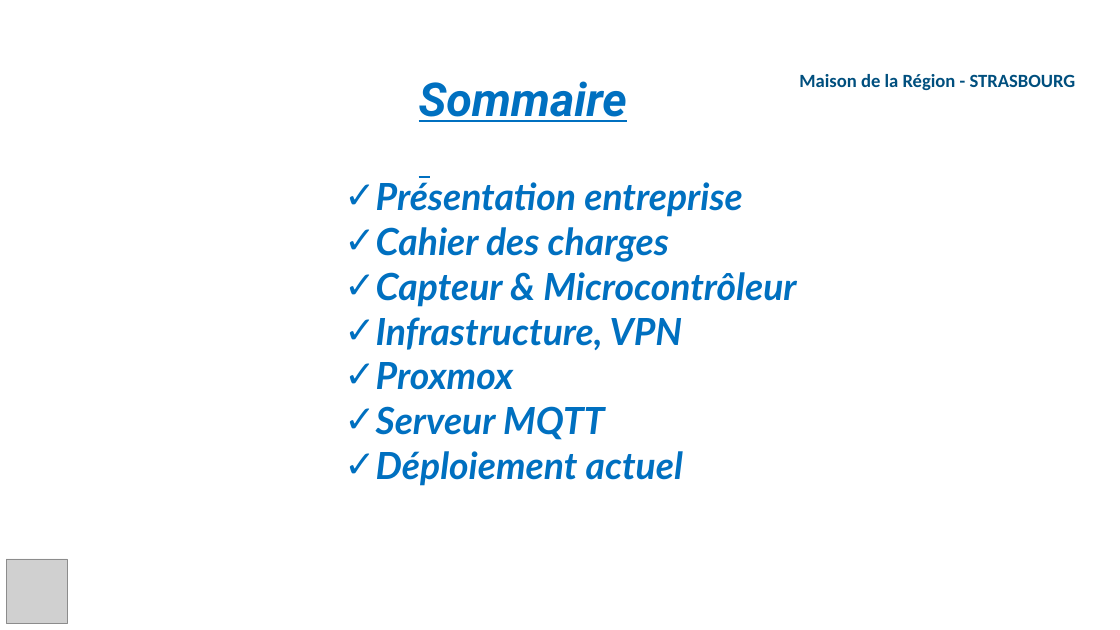
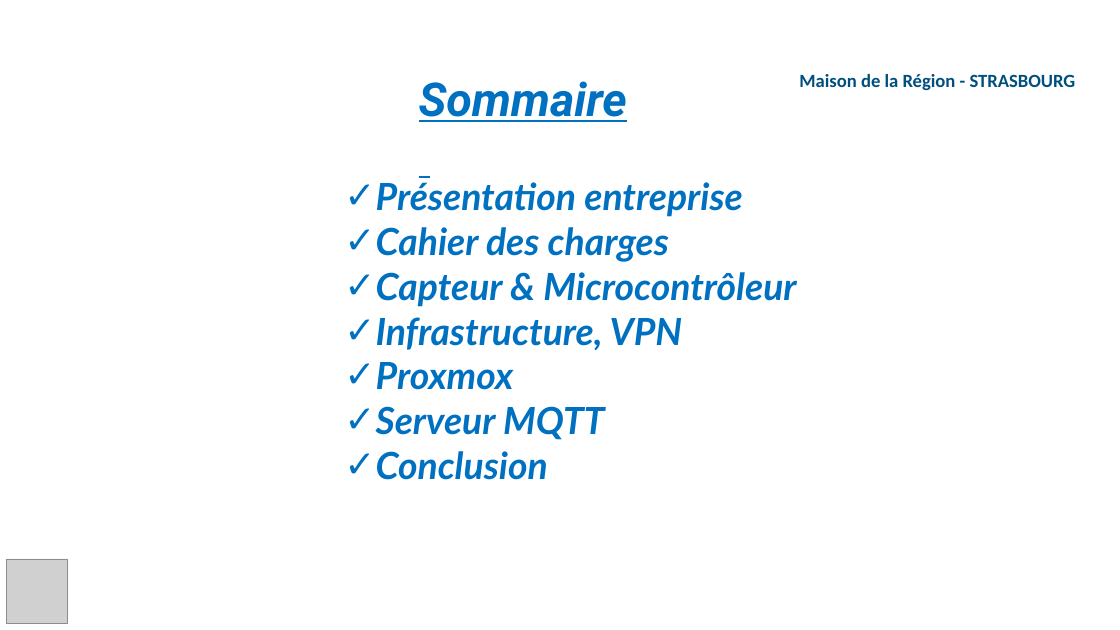
Before and after one commit to AnthonyKTTR67/projet, a slide deck: slide 2 of Rapport_&_Revue/Revue 2/Presentation_Revue_2_KETTERER_Anthony.pptx. Drawn at 1120x630 pixels with LibreOffice and Linux fonts; fonts in the diff are those of the drawing; grey boxes stand for pictures; background and template pictures are left out. Boxes give left, top, right and bottom in pixels: in the first picture for what was removed or moved away, otherwise in the second. Text is boxed around its words. In the diff, an @@ line names an element or a change of style, - is before the commit and + after.

```diff
--- a/Rapport_&_Revue/Revue 2/Presentation_Revue_2_KETTERER_Anthony.pptx
+++ b/Rapport_&_Revue/Revue 2/Presentation_Revue_2_KETTERER_Anthony.pptx
@@ text at (376, 451, 548, 480): text changed @@
-✓ Déploiement actuel
+✓ Conclusion
```
Also in this commit, not shown: 6 other slides changed, 1 slide added, 1 slide removed.
